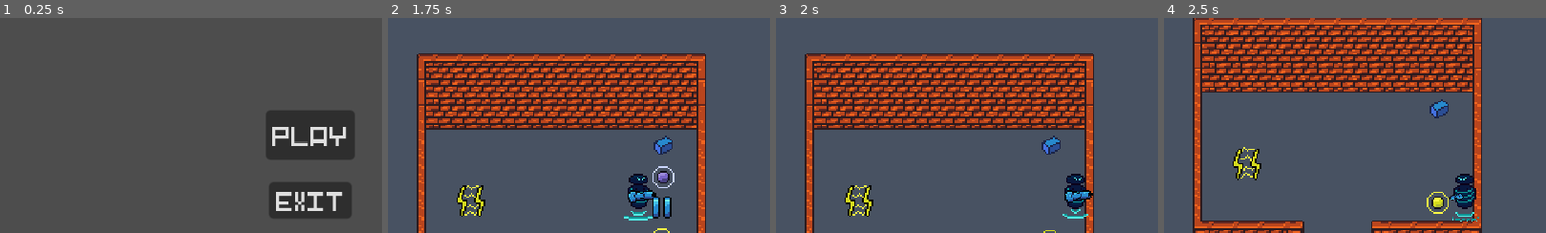
Above: before the commit, frames 1-4 (left to right).
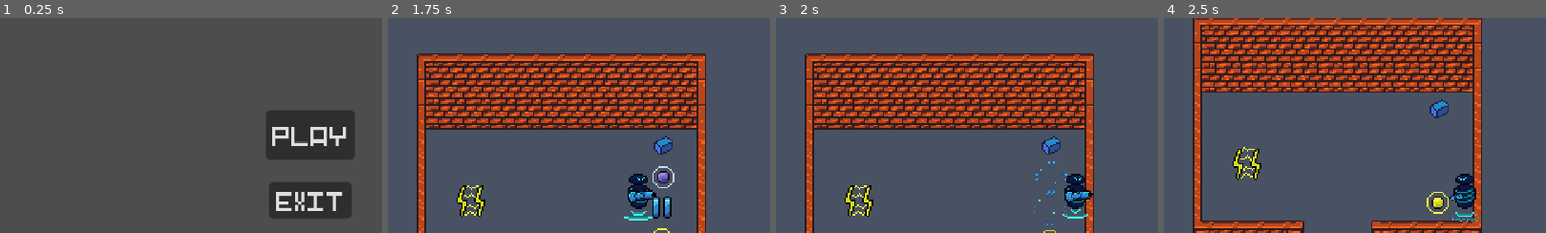
Above: after the commit, the same moments.

Repository: SamuelAlves-23/GameOffJam2023
Game: Godot game, scene res://Scenes/main_menu.tscn
The game is run twice, just before and just after one commit, with the same random seed, the same clock (stepped at 60 frames per second) and the same inputs.
Inputs (mouse positions are % of the whole screen's width and height, from its top left):
- Up to frame 1 (0.25 s): no input
- Up to frame 2 (1.75 s): click "PLAY" at 0.5 s; move the mouse to (72, 45) at 1.27 s; hold D (move_right) from 1.28 s (still down); tap Space (dash) at 1.35 s
- Up to frame 3 (2 s): keep holding D (move_right)
- Up to frame 4 (2.5 s): move the mouse to (30, 55) at 2.02 s; release D (move_right) at 2.03 s; hold S (move_down) from 2.03 s (still down); tap Mouse wheel down (decrease_bullet_size) at 2.1 s
The pictures show only the part of the screen within x 9-59%, y 8-58%; the shares and areas given below are measured in that part.

Frames 1-2 are identical in both runs. In frame 3, 0.2% of the frame differs, in the area x 67-77%, y 66-97%; in frame 4, nothing differs.

Commit message:
pickup and hit fx

Diff:
--- /dev/null
+++ b/Scenes/pickup_effect.tscn
@@ -0,0 +1,61 @@
+[gd_scene load_steps=10 format=3 uid="uid://bxk4mmcqk8ql1"]
+
+[ext_resource type="Texture2D" uid="uid://g45udd14psvr" path="res://Assets/Sprites/Finished/pickup_animation-Sheet.png" id="1_ssuqp"]
+[ext_resource type="Script" path="res://Scripts/effects.gd" id="2_7cvfi"]
+
+[sub_resource type="AtlasTexture" id="AtlasTexture_cvwge"]
+atlas = ExtResource("1_ssuqp")
+region = Rect2(0, 0, 32, 32)
+
+[sub_resource type="AtlasTexture" id="AtlasTexture_ivu73"]
+atlas = ExtResource("1_ssuqp")
+region = Rect2(32, 0, 32, 32)
+
+[sub_resource type="AtlasTexture" id="AtlasTexture_an3yj"]
+atlas = ExtResource("1_ssuqp")
+region = Rect2(64, 0, 32, 32)
+
+[sub_resource type="AtlasTexture" id="AtlasTexture_ccrjt"]
+atlas = ExtResource("1_ssuqp")
+region = Rect2(96, 0, 32, 32)
+
+[sub_resource type="AtlasTexture" id="AtlasTexture_qol82"]
+atlas = ExtResource("1_ssuqp")
+region = Rect2(128, 0, 32, 32)
+
+[sub_resource type="AtlasTexture" id="AtlasTexture_krbis"]
+atlas = ExtResource("1_ssuqp")
+region = Rect2(160, 0, 32, 32)
+
+[sub_resource type="SpriteFrames" id="SpriteFrames_h5hqf"]
+animations = [{
+"frames": [{
+"duration": 1.0,
+"texture": SubResource("AtlasTexture_cvwge")
+}, {
+"duration": 1.0,
+"texture": SubResource("AtlasTexture_ivu73")
+}, {
+"duration": 1.0,
+"texture": SubResource("AtlasTexture_an3yj")
+}, {
+"duration": 1.0,
+"texture": SubResource("AtlasTexture_ccrjt")
+}, {
+"duration": 1.0,
+"texture": SubResource("AtlasTexture_qol82")
+}, {
+"duration": 1.0,
+"texture": SubResource("AtlasTexture_krbis")
+}],
+"loop": false,
+"name": &"default",
+"speed": 20.0
+}]
+
+[node name="PickupEffect" type="AnimatedSprite2D"]
+sprite_frames = SubResource("SpriteFrames_h5hqf")
+autoplay = "default"
+frame = 5
+frame_progress = 1.0
+script = ExtResource("2_7cvfi")
--- a/Scripts/HealthController.gd
+++ b/Scripts/HealthController.gd
@@ -3,6 +3,7 @@
 @export var health = 3
 @onready var parent = get_parent()
 @onready var arena = get_tree().get_first_node_in_group("Arena")
+var death_effect
 
 func take_damage(damage):
 
@@ -12,11 +13,15 @@
 
 	if parent is Player && !parent.invulnerable:
 		parent.invulnerable = true
-		parent.sprite.visible = false
-		print(health)
-		await get_tree().create_timer(2).timeout
+		print(parent.invulnerable)
+		for i in 10:
+			parent.sprite.visible = false
+			await await get_tree().create_timer(0.1).timeout
+			parent.sprite.visible = true
+			await await get_tree().create_timer(0.1).timeout
+
 		parent.invulnerable = false
-		parent.sprite.visible = true
+		print(parent.invulnerable)
 	if health <= 0 && parent is Enemy:
 		arena.add_score()
 		die()
@@ -29,3 +34,4 @@
 
 func die():
 	get_parent().queue_free()
+#	var deathEffect =
--- /dev/null
+++ b/Scripts/effects.gd
@@ -0,0 +1,9 @@
+extends AnimatedSprite2D
+
+
+func _ready():
+	self.animation_finished.connect(_on_animation_finished)
+	frame = 0
+
+func _on_animation_finished():
+	queue_free()
--- a/Scripts/enemy.gd
+++ b/Scripts/enemy.gd
@@ -19,6 +19,7 @@
 var bulletContainer
 var recoil_pos
 
+@onready var damage_color_code = "ff0006"
 @onready var recoil_vector = Vector2.DOWN
 @onready var state = ENEMY_STATES.CHASE
 @onready var health_controller = $HealthController
@@ -111,4 +112,7 @@
 	elif enemy_type == ENEMY_TYPES.PARRY && area.scale.x >= 1:
 		state = ENEMY_STATES.DASH
 	else:
+		sprite.set_modulate("ff0006")
 		health_controller.take_damage(area.damage)
+		await get_tree().create_timer(0.1).timeout
+		sprite.set_modulate("ffffff")
--- a/Scripts/player.gd
+++ b/Scripts/player.gd
@@ -38,6 +38,7 @@
 @onready var collision = $CollisionShape2D
 @onready var hurtbox_collider = $Hurtbox/CollisionShape2D
 @onready var arena = get_tree().get_first_node_in_group("Arena")
+@onready var pickup_effect = preload("res://Scenes/pickup_effect.tscn")
 
 func _process(delta):
 	var direction = get_viewport().get_mouse_position().x
@@ -120,9 +121,11 @@
 func _on_hurtbox_area_entered(area):
 	if state != PLAYER_STATES.DEATH:
 		if area is Pickable:
-			print("Area pickable")
 			pickable_effect(area.item_name)
 			area.queue_free()
+			var pick_up_effect_instance = pickup_effect.instantiate()
+			area.get_parent().add_child(pick_up_effect_instance)
+			pick_up_effect_instance.global_position = area.global_position
 		else:
 			var current_pos = global_position
 			damage_recoil_vector = -(area.global_position - current_pos)
Binary file added: Assets/Sprites/Finished/pickup_animation-Sheet.png
Not shown, added: Assets/Sprites/Finished/pickup_animation-Sheet.png.import
